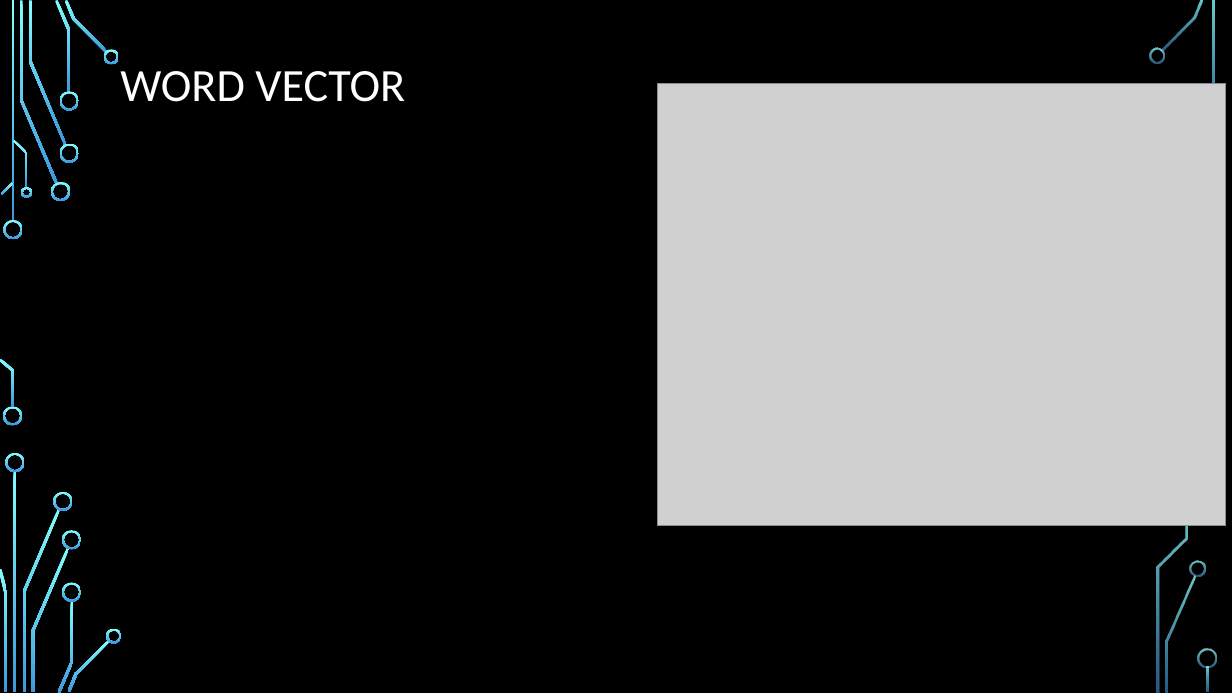
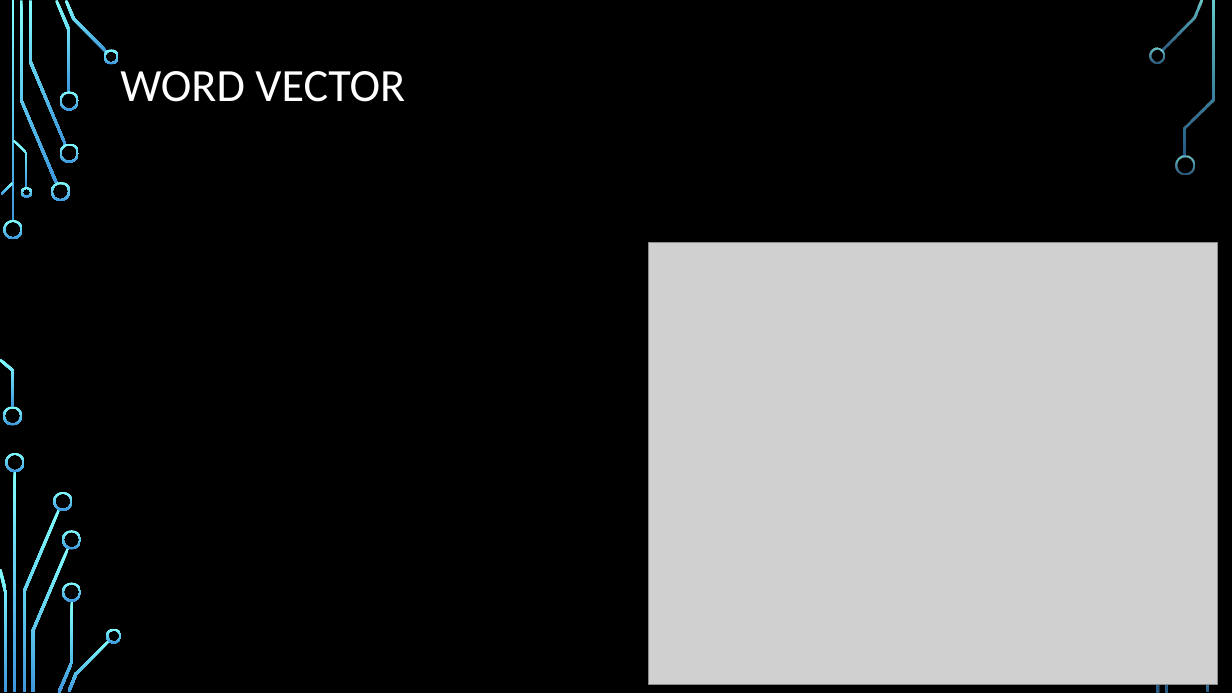
Before and after one commit to danielfu811/course_project_Parallel_Word_Embedding, a slide deck: slide 12 of proposal_presentation.pptx. Drawn at 1232x693 pixels with LibreOffice and Linux fonts; fonts in the diff are those of the drawing; grey boxes stand for pictures; background and template pictures are left out. Boxes give left, top, right and bottom in pixels: in the first picture for what was removed or moved away, otherwise in the second. Text is boxed around its words. In the diff, an @@ line names an element or a change of style, - is before the commit and + after.

```diff
--- a/proposal_presentation.pptx
+++ b/proposal_presentation.pptx
@@ freeform shape: place and size @@
-freeform shape at [1190,561,1206,577]
+freeform shape at [1176,155,1195,175]
@@ picture: place and size @@
-picture at [658,83,1226,526]
+picture at [649,242,1217,685]
```
Also in this commit, not shown: 1 other slide changed, 1 slide added, 1 other file.
